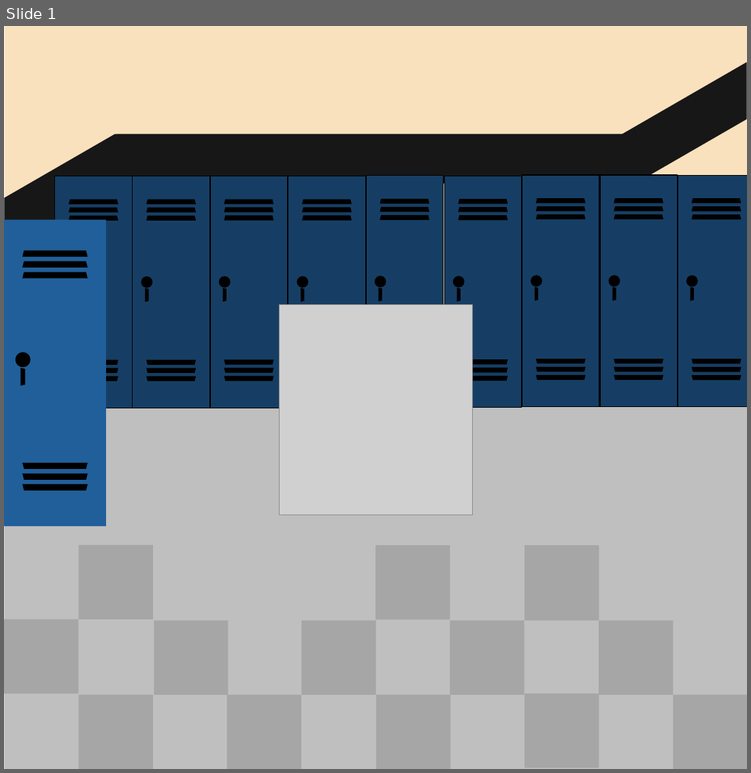
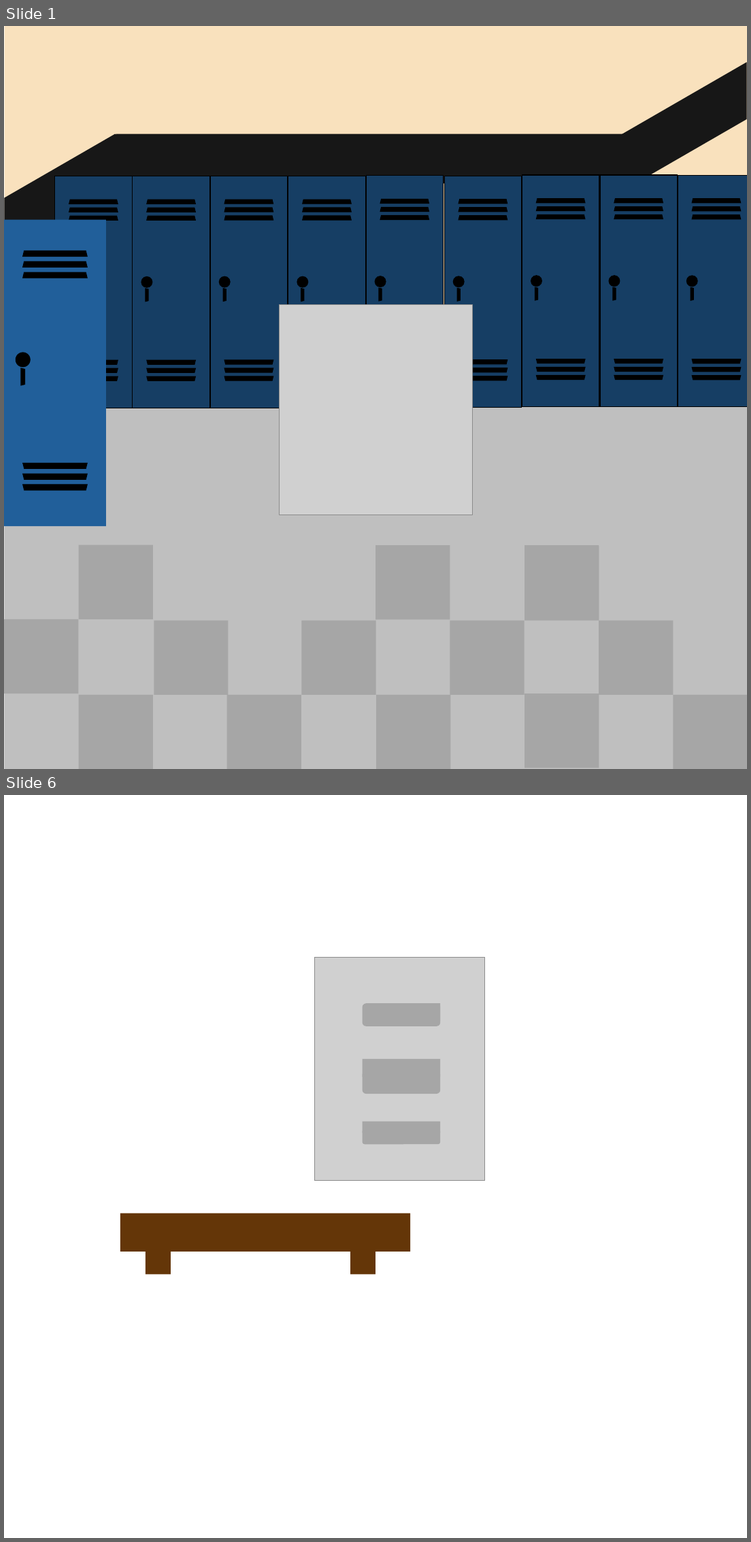
Before and after one commit to dprestonpeek/LizardsInChief-Macrobunny, a slide deck: Documents/licart.pptx. Shown one above the other, each under a label of ours: slide 1 before the commit, slides 1 and 6 after it; the slides between them are not shown. The pictures are 751x773 and 751x1542 pixels, drawn with LibreOffice and Linux fonts; fonts in the diff are those of the drawing; grey boxes stand for pictures. Boxes give left, top, right and bottom in pixels: in the first picture for what was removed or moved away, otherwise in the second. Text is boxed around its words. In the diff, an @@ line names an element or a change of style, - is before the commit and + after.

```diff
--- a/Documents/licart.pptx
+++ b/Documents/licart.pptx
@@ slide 6 added at [4, 795, 747, 1538], background #FFFFFF @@
@@ picture added at [314, 958, 485, 1181] @@
@@ rounded rectangle added at [362, 1003, 440, 1026], fill #A6A6A6 @@
@@ rectangle added at [368, 1003, 440, 1021], fill #A6A6A6 @@
@@ rectangle added at [362, 1059, 440, 1077], fill #A6A6A6 @@
@@ rounded rectangle added at [362, 1071, 440, 1094], fill #A6A6A6 @@
@@ rectangle added at [362, 1121, 440, 1132], fill #A6A6A6 @@
@@ rounded rectangle added at [362, 1129, 440, 1144], fill #A6A6A6 @@
@@ rectangle added at [120, 1213, 410, 1251], fill #643608 @@
@@ rectangle added at [145, 1236, 171, 1274], fill #643608 @@
@@ rectangle added at [350, 1236, 375, 1274], fill #643608 @@
```
Also in this commit, not shown: 1 slide changed, 2 other slides added, 1 slide removed, 13 other files.
